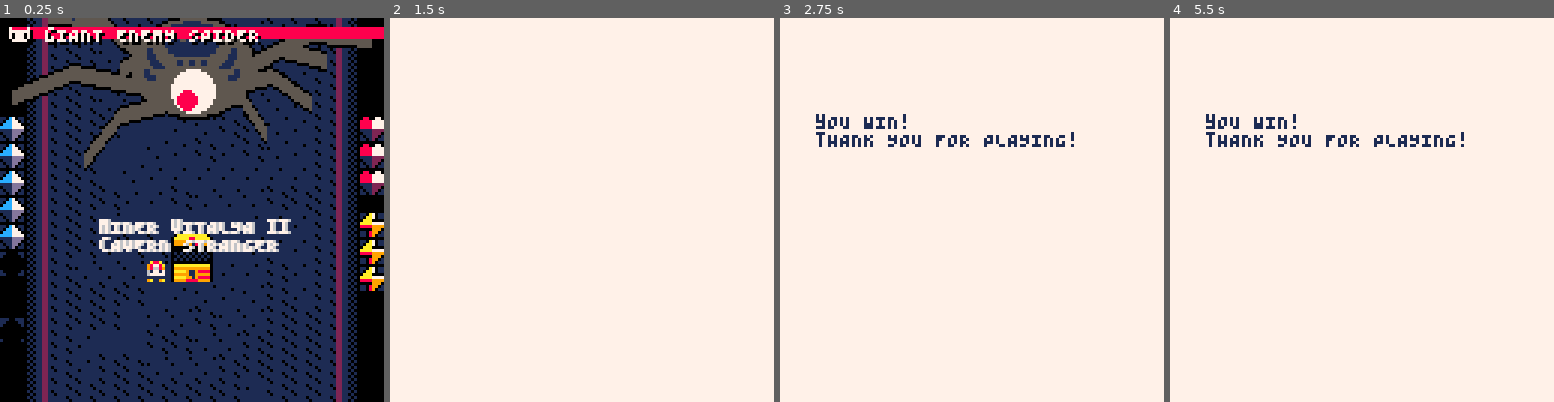
Above: before the commit, frames 1-4 (left to right).
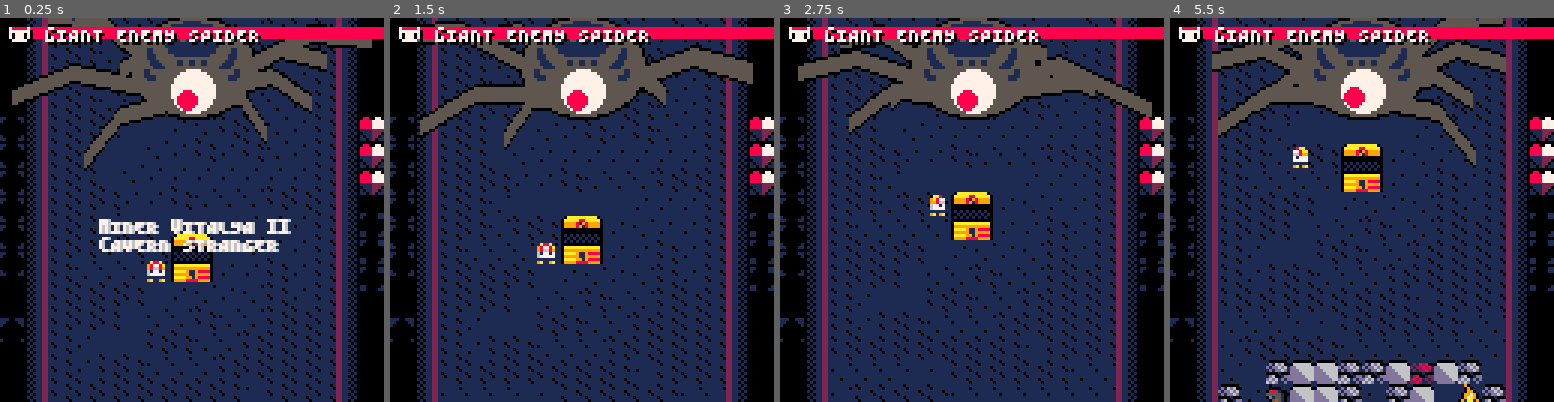
Above: after the commit, the same moments.

Repository: AntonPetrochenko/ld-57
Game: PICO-8 cartridge engine.p8
The game is run twice, just before and just after one commit, with the same random seed, the same clock (stepped at 60 frames per second) and the same inputs.
Inputs (mouse positions are in pixels of both pictures, inside the frame that each line leads up to):
- Up to frame 1 (0.25 s): no input
- Up to frame 2 (1.5 s): tap X (X key) at 0.33, 1.07 s; click (670, 121) at 0.67 s; tap O (Z key) at 0.7 s; click (436, 267) at 1.22 s
- Up to frame 3 (2.75 s): hold Right 1.6-2.1 s; tap O (Z key) at 1.7, 2.1, 2.5 s; click (887, 114) at 1.77 s; tap X (X key) at 1.85 s; hold Up 2.15-2.42 s; click (952, 259) at 2.32 s; hold Right from 2.47 s (still down)
- Up to frame 4 (5.5 s): click (1404, 106) at 2.87 s; tap O (Z key) every 0.4 s from 2.9 to 5.3 s; tap X (X key) at 2.97, 4.08, 5.2 s; release Right at 3.03 s; hold Left 3.08-3.58 s; click (1465, 256) at 3.42 s; hold Down 3.63-3.97 s; click (1231, 102) at 3.97 s; hold Right 4.02-4.68 s; click (1292, 248) at 4.52 s; hold Up 4.73-5.03 s; click (1354, 94) at 5.07 s; hold Left from 5.08 s (still down)

The runs differ from the first frame. In frame 1, 1.8% of the frame differs, in the area x 0-100%, y 25-72%; in frame 2, 98%, in the area x 0-100%, y 0-100%; in frame 3, 97%; in frame 4, 97%.

Commit message:
feat: farts

Diff:
--- a/assets.p8
+++ b/assets.p8
@@ -129,7 +128,8 @@
 		rectfill(64-wtimer*1.3,0,64+wtimer*1.3,128,13)
 		rectfill(64-wtimer,0,64+wtimer,128,7)
 
-		if (stable_win_timer > 30) then
+		if (stable_win_timer > 60) then
+			if (stable_win_timer == 61) sfx(37)
 			print('yOU WIN!',12,32,1)
 			print('tHANK YOU FOR PLAYING!')
 		end
@@ -147,6 +147,8 @@
 	local d = function(n)
 		pavuk_damage_timer = 15
 		pavuk_health -= n
+
+		if (pavuk_health < 1) then win_game() end
 	end
 
 	local f = function()
--- a/engine.p8
+++ b/engine.p8
@@ -50,24 +50,22 @@
 projectiles = {}
 puffs = {}
 
-function _init()
-    player.x = 6 * tile_size
-    player.y = 10 * tile_size
-    gem_power_count = 0
-    gem_upgrade_count = 0
-    gem_projectile_count = 0
-    health = 3
-    extra_dig_chance = 0
-    boss_health = 100
-end
-
 
 projectiles_speed = 4
+
+
+function make_puff(x,y)
+    return {
+        x = x,
+        y = y,
+        life = 0
+    }
+end
 
 function proj_draw()
     for i=1,#projectiles,1 do
         local proj = projectiles[i]
-        if proj !=nil then spr(14, proj.x, proj.y) end
+        if proj !=nil then spr(30, proj.x, proj.y) end
     end
 end
 
@@ -92,8 +90,10 @@
             for i=1,#enemies,1 do
                 local em = enemies[i]
                 if em != nil and em.x == proj.x and em.y == proj.y then
+                    puffs[#puffs+1] = make_puff(em.x, em.y)
                     del(projectiles, proj)
                     del(enemies, em)
+                    sfx(28)
                 end
             end
         end
@@ -107,6 +107,7 @@
             if proj.y < spider_collider_y + 1 and proj.x > 5 * tile_size and proj.x < 10 * tile_size then
                 del(projectiles, proj)
                 spider_damage(2)
+                sfx(38)
             end
         end
     end
@@ -310,8 +311,8 @@
 function _init()
     player.x = 6 * tile_size
     player.y = 10 * tile_size
-    gem_power_count = 3
-    gem_upgrade_count = 5
+    gem_power_count = 0
+    gem_upgrade_count = 0
     gem_projectile_count = 0
     health = 3
     extra_dig_chance = 0
@@ -323,7 +324,6 @@
 music(32)
 
 function updategame()
-    if btn(🅾️) then win_game() end
     if (not game_started) then
         if (btnp()>0) then
             music(0)
@@ -352,6 +352,7 @@
             move.y = tile_size
         end
         if btnp(4) and gem_projectile_count > 0 then
+            sfx(27)
             gem_projectile_count -= 1
             build_projectile(player)
         end
@@ -360,7 +361,7 @@
 			do_triforce()
             gem_power_count = 0
 
-            if player.x > 64-12 and player.x < 64+12 then
+            if player.x > 64-32 and player.x < 64+32 then
                 spider_damage(25)
             end
 		end
@@ -411,7 +412,7 @@
 
     tmp_camera_speed = camera_speed
 
-    if player.y > tile_size * 13 then tmp_camera_speed *= 5 end
+    if player.y > tile_size * 11 then tmp_camera_speed *= 5 end
 
     if health <= 0 then gameover() end
 
@@ -466,6 +471,11 @@
     player:draw()
     pal(15,0)
     enemies:draw()
+    for p in all(puffs) do
+        spr(55+p.life,p.x,p.y)
+        if p.life > 7 then del(puffs,p) end
+        p.life += 1
+    end
     proj_draw()
 
     -- hud
@@ -537,18 +547,20 @@
         d(wtf_timer-0.04,6)
         d(wtf_timer,7)
     end
+
+
 end
 wtf_timer = 0
 
 
 
-want_spawn_gem = rnd(10)+5
+want_spawn_gem = 2
 function _generate_next_line()
     world_vertical_position += 1
     want_spawn_gem -= 1
 
     gaps = { 131, 145, 146, 147, 148, 149, 149, 149, 145, 145, 145, 145, 145}
-    gems = { 160, 161, 162, 163 }
+    gems = { 160, 161, 161, 162, 162, 163 }
     tiles = { 'gap', 'gap', 135, 136, 137 }
     for i=map_offset_x,map_size_x,1 do
         -- from 0 to 1
@@ -556,18 +568,18 @@
         local n_y = world_vertical_position
         local tile_idx = ((noise(n_x/3,n_y/3,world_seed)+1)/2)*6
 
-        tile = tiles[round(tile_idx)] or 3
+        tile = tiles[round(tile_idx)] or 46
         if tile == 'gap' then
             tile = gaps[1+flr(rnd(#gaps))]
         end
         if tile == 131 and mget(i, 17) == 131 then tile = 132 end
 
-        if want_spawn_gem < 0 and tile == 136 and rnd(5)<1 then
+        if want_spawn_gem < 0 and tile == 136 and rnd(2) < 1 then
             want_spawn_gem = rnd(2)
             tile = gems[ceil(rnd(#gems))] or 13
         end
         mset(i, map_size_y, tile)
-        if not fget(tile, 0) and rnd(20) < 1 and i > map_offset_x and i < map_size_x then
+        if not fget(tile, 0) and rnd(15) < 1 and i > map_offset_x and i < map_size_x then
             tp = flr(rnd(4))
             if tp == 1 then
                 enemies[#enemies+1] = build_snake(i * tile_size, map_size_y * tile_size)
@@ -708,6 +720,7 @@
 gameovertime = 0
 function gameover()
 	gameovertime += 1
+    music(-1)
 	setgamestate("gameover")
 end
 
Not shown, changed: 24 lines of the sprite sheet (__gfx__) section of engine.p8
Not shown, changed: the sound effects (__sfx__) section of engine.p8
